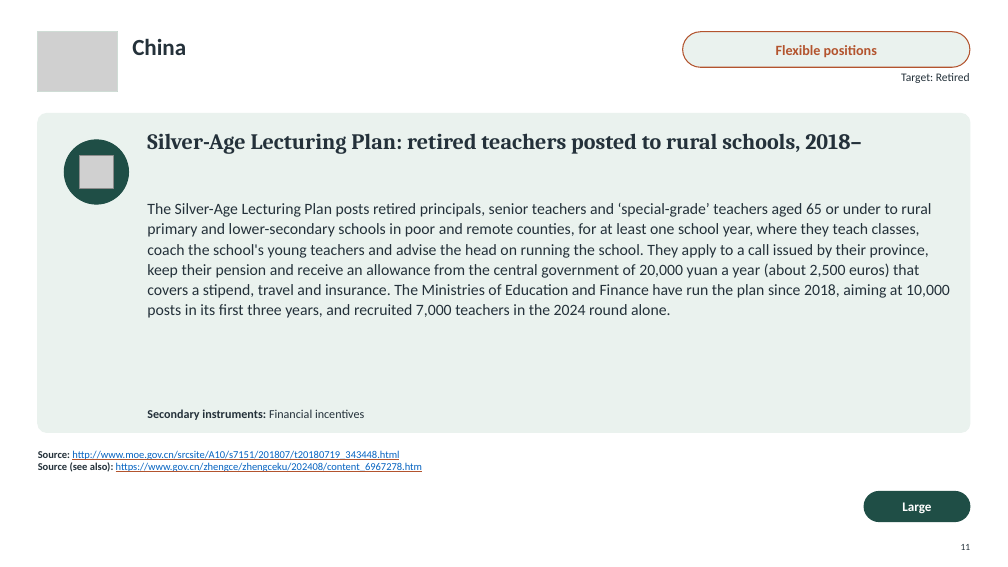
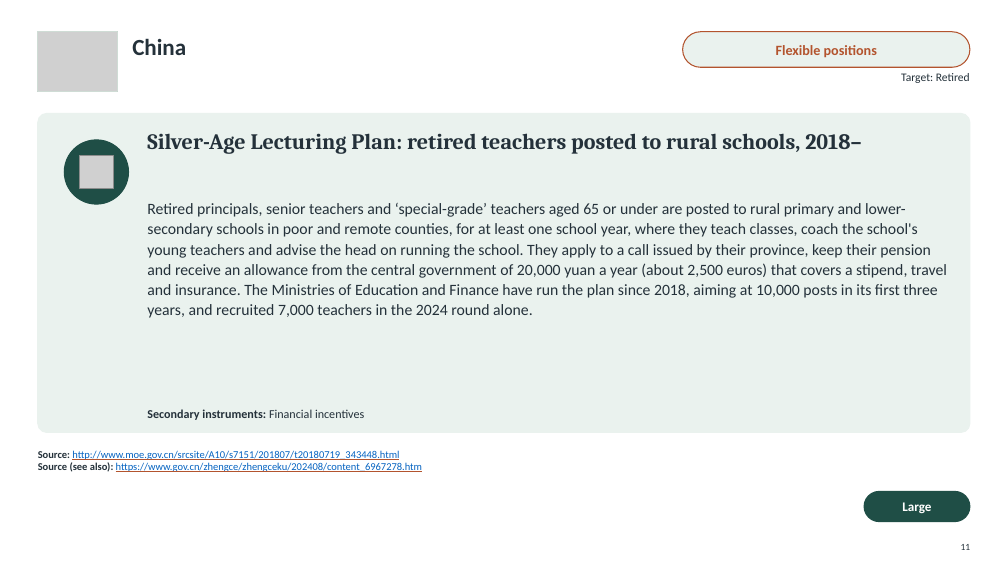
Before and after one commit to jedr1-ship-it/Alternative-Pathways----Quant, a slide deck: slide 11 of policies/Re-attracting_Former_Teachers.pptx. Drawn at 1008x567 pixels with LibreOffice and Linux fonts; fonts in the diff are those of the drawing; grey boxes stand for pictures. Boxes give left, top, right and bottom in pixels: in the first picture for what was removed or moved away, otherwise in the second. Text is boxed around its words. In the diff, an @@ line names an element or a change of style, - is before the commit and + after.

```diff
--- a/policies/Re-attracting_Former_Teachers.pptx
+++ b/policies/Re-attracting_Former_Teachers.pptx
@@ text at bbox=[147, 203, 947, 318]: text changed @@
-The Silver-Age Lecturing Plan posts retired principals, senior teachers and ‘special-grade’ teachers aged 65 or under to rural primary and lower-secondary schools in poor and remote counties, for at least one school year, where they teach classes, coach the school's young teachers and advise the head on running the school. They apply to a call issued by their province, keep their pension and receive an allowance from the central government of 20,000 yuan a year (about 2,500 euros) that covers a stipend, travel and insurance. The Ministries of Education and Finance have run the plan since 2018, aiming at 10,000 posts in its first three years, and recruited 7,000 teachers in the 2024 round alone.
+Retired principals, senior teachers and ‘special-grade’ teachers aged 65 or under are posted to rural primary and lower-secondary schools in poor and remote counties, for at least one school year, where they teach classes, coach the school's young teachers and advise the head on running the school. They apply to a call issued by their province, keep their pension and receive an allowance from the central government of 20,000 yuan a year (about 2,500 euros) that covers a stipend, travel and insurance. The Ministries of Education and Finance have run the plan since 2018, aiming at 10,000 posts in its first three years, and recruited 7,000 teachers in the 2024 round alone.
```
Also in this commit, not shown: 27 other slides changed, 2 other files.
